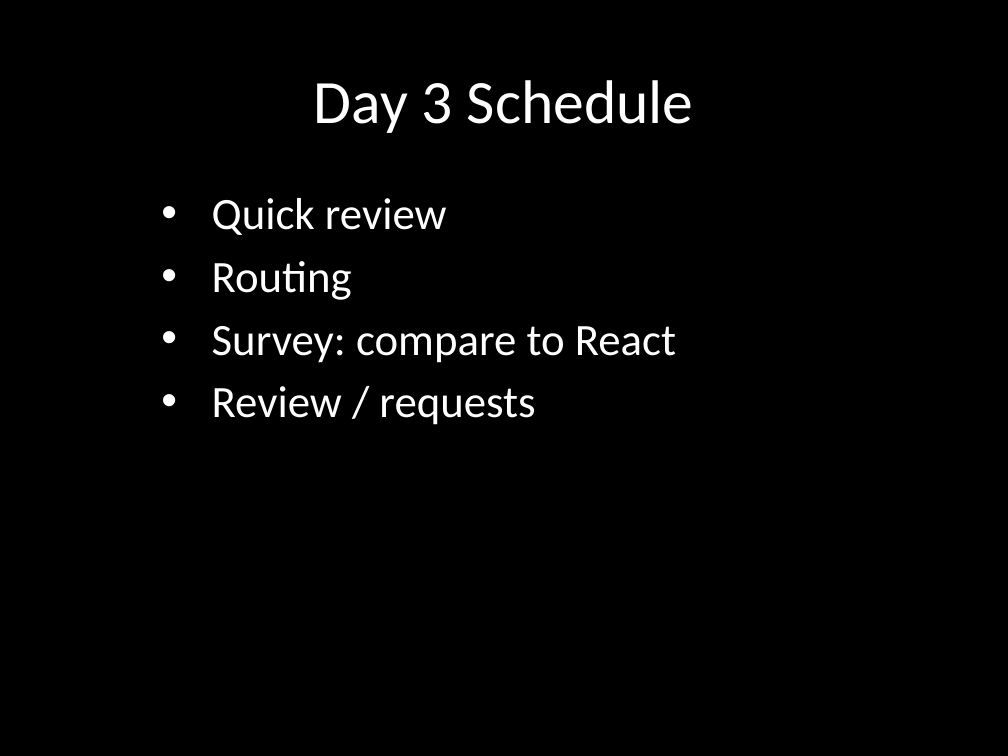
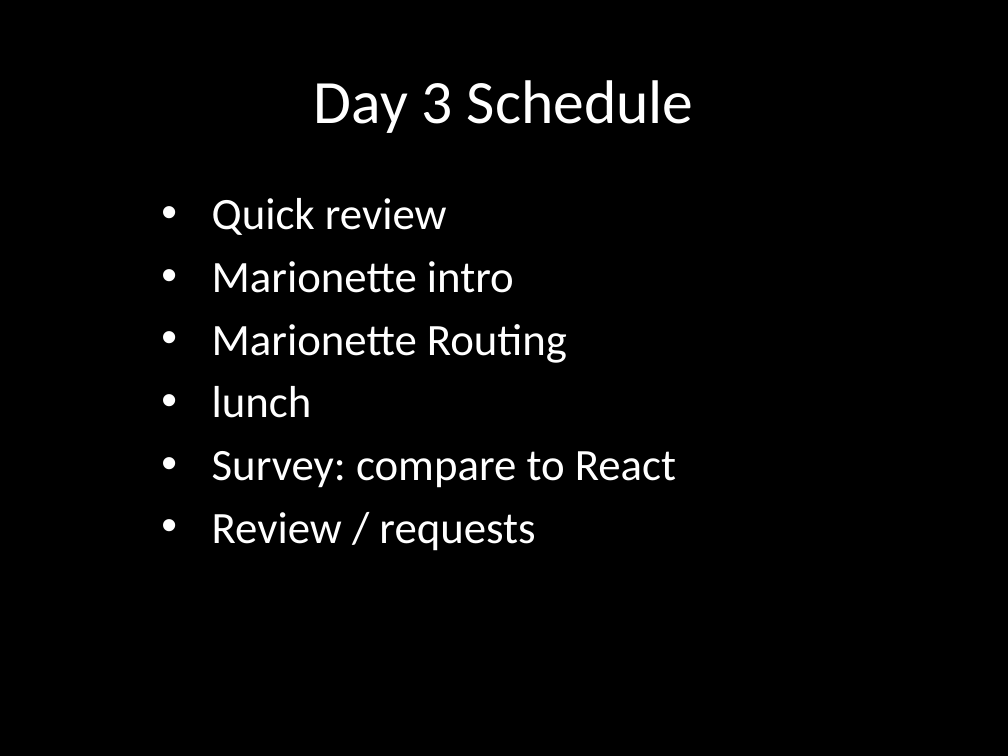
Before and after one commit to eliasjames/training-macys-20160929, a slide deck: slide 2 of slides/Backbone Slides Day 3.pptx. Drawn at 1008x756 pixels with LibreOffice and Linux fonts; fonts in the diff are those of the drawing. Boxes give left, top, right and bottom in pixels: in the first picture for what was removed or moved away, otherwise in the second. Text is boxed around its words. In the diff, an @@ line names an element or a change of style, - is before the commit and + after.

```diff
--- a/slides/Backbone Slides Day 3.pptx
+++ b/slides/Backbone Slides Day 3.pptx
@@ subtitle at (212, 261, 567, 418): text changed @@
-• Routing
+• Marionette intro
+• Marionette Routing
+• lunch
```
Also in this commit, not shown: 3 other slides changed, 3 slides added, 2 other files.
